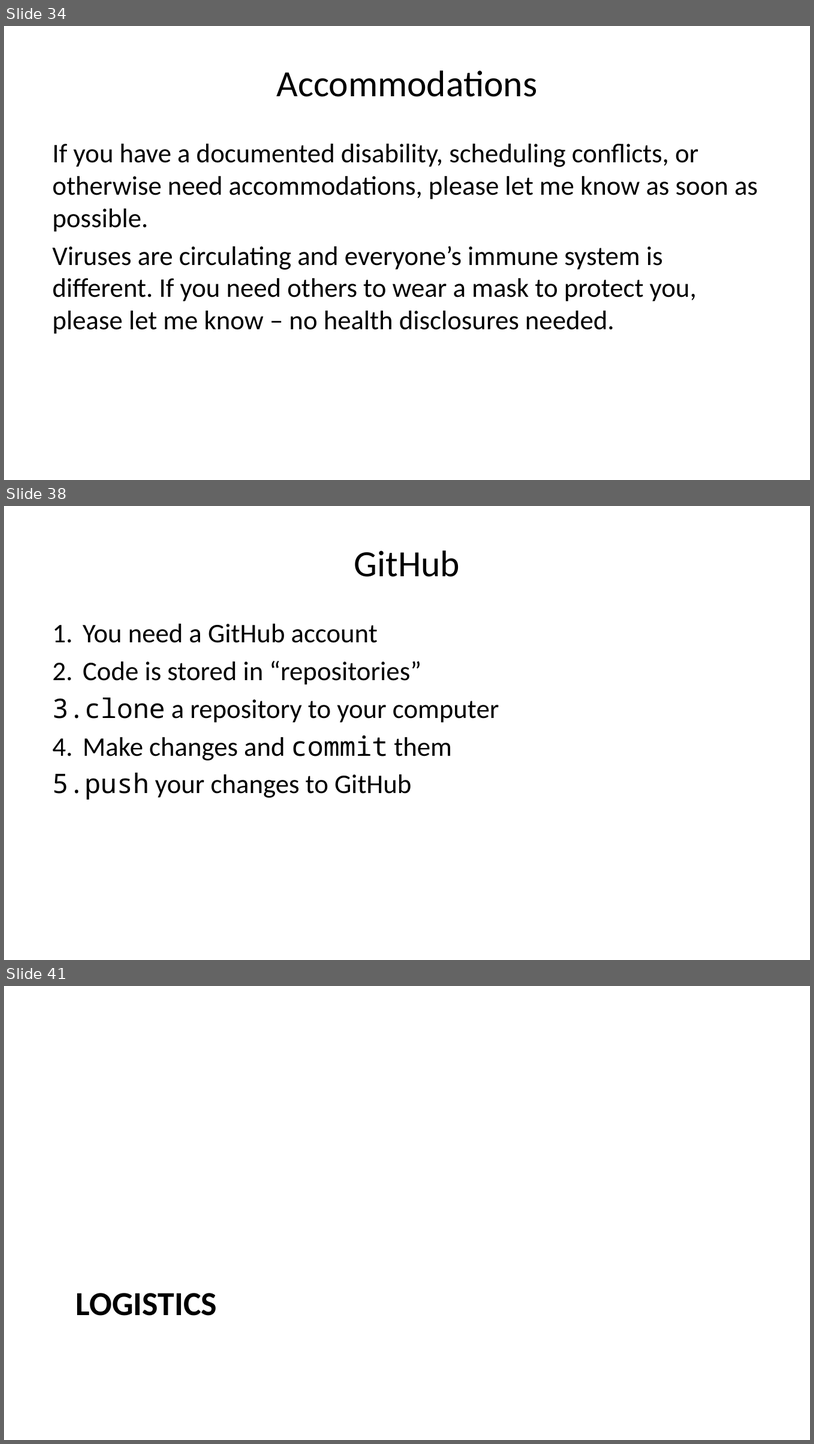
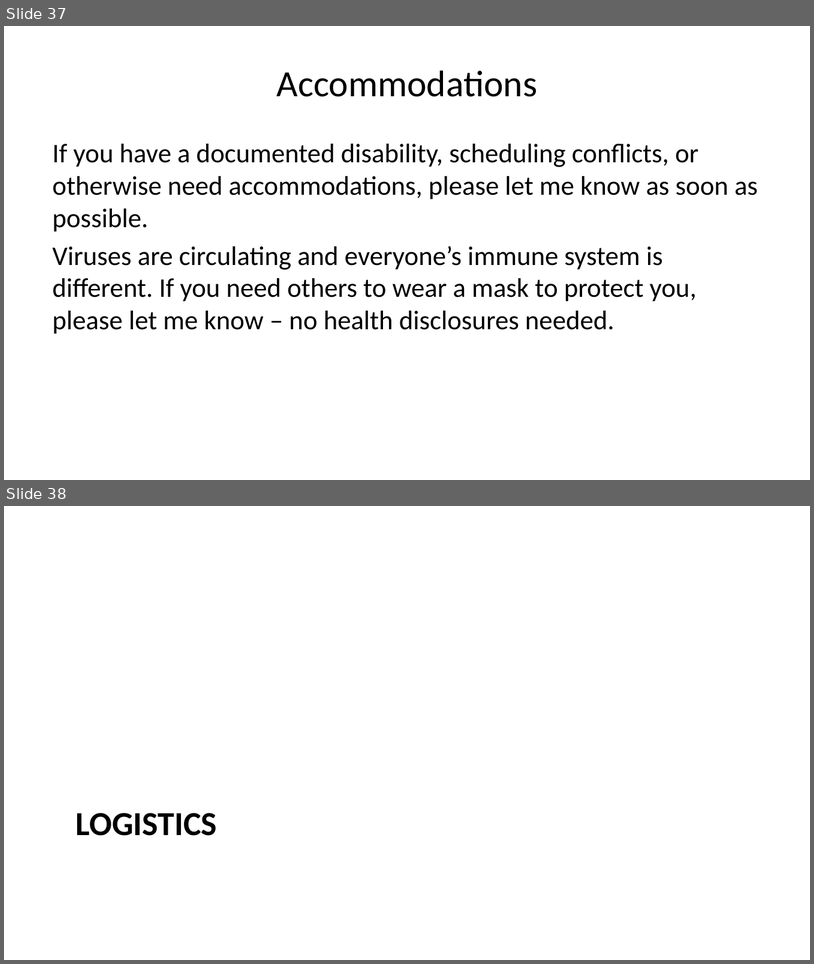
Before and after one commit to CEVE-421-521/ceve-421-521.github.io, a slide deck: lectures/week-01/index.pptx. Shown one above the other, each under a label of ours: slides 34, 38 and 41 before the commit, slides 37 and 38 after it; the slides between them are not shown. The pictures are 814x1444 and 814x964 pixels, drawn with LibreOffice and Linux fonts; fonts in the diff are those of the drawing. Boxes give left, top, right and bottom in pixels: in the first picture for what was removed or moved away, otherwise in the second. Text is boxed around its words. In the diff, an @@ line names an element or a change of style, - is before the commit and + after.

```diff
--- a/lectures/week-01/index.pptx
+++ b/lectures/week-01/index.pptx
@@ slide 38 removed at (x1=4, y1=506, x2=810, y2=960), background #FFFFFF @@
@@ title removed at (x1=354, y1=550, x2=461, y2=577) @@
-GitHub
@@ text removed at (x1=53, y1=624, x2=499, y2=799) @@
-1. You need a GitHub account
-2. Code is stored in “repositories”
-3. clone a repository to your computer
-4. Make changes and commit them
-5. push your changes to GitHub
@@ what was slide 34 is now slide 37 @@
@@ what was slide 41 is now slide 38 @@
```
Also in this commit, not shown: 8 slides changed, 5 slides added, 5 other slides removed, 54 other files.
